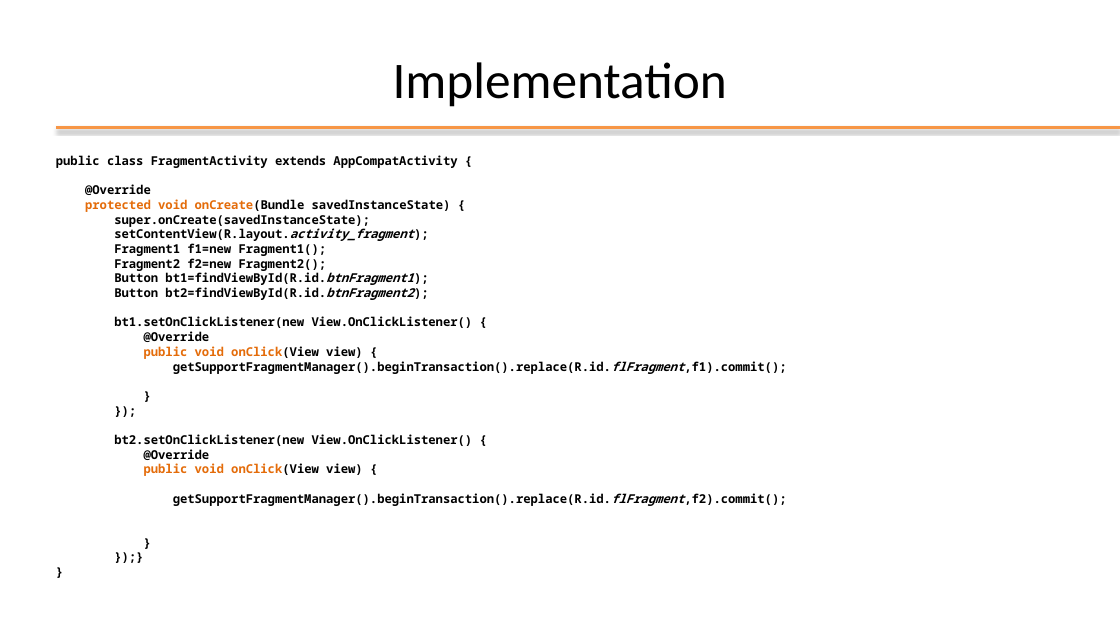
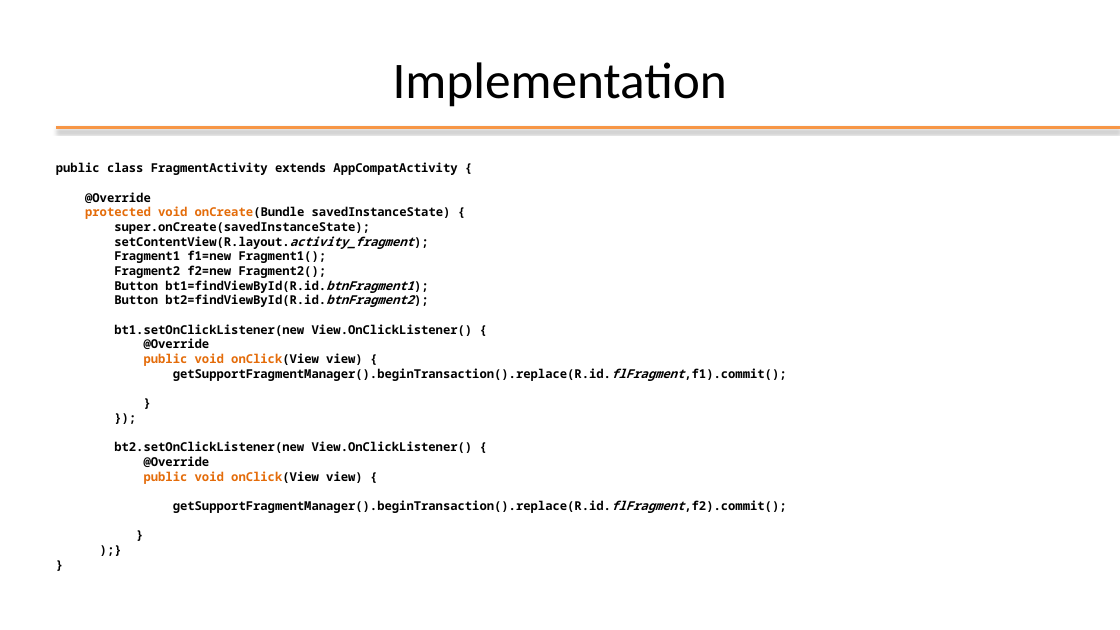
Before and after one commit to StePoli-00/Getting-started-with-Android, a slide deck: slide 60 of Slides/03-Application key elements.pptx. Drawn at 1120x630 pixels with LibreOffice and Linux fonts; fonts in the diff are those of the drawing; background and template pictures are left out. Boxes give left, top, right and bottom in pixels: in the first picture for what was removed or moved away, otherwise in the second. Text is boxed around its words. In the diff, an @@ line names an element or a change of style, - is before the commit and + after.

Commit message:
Update fragment example

```diff
--- a/Slides/03-Application key elements.pptx
+++ b/Slides/03-Application key elements.pptx
@@ text "public class FragmentActivity extends AppCompatActivity ...": place and size @@
-text "public class FragmentActivity extends AppCompatActivity ..." at [56,155,786,506]
+text "public class FragmentActivity extends AppCompatActivity ..." at [56,162,786,513]
@@ text at [56,162,786,513]: text changed @@
-public class FragmentActivity extends AppCompatActivity {
-@Override
-protected void onCreate(Bundle savedInstanceState) {
-super.onCreate(savedInstanceState);
-setContentView(R.layout.activity_fragment);
-Fragment1 f1=new Fragment1();
-Fragment2 f2=new Fragment2();
-Button bt1=findViewById(R.id.btnFragment1);
-Button bt2=findViewById(R.id.btnFragment2);
-bt1.setOnClickListener(new View.OnClickListener() {
-@Override
-public void onClick(View view) {
-getSupportFragmentManager().beginTransaction().replace(R.id.flFragment,f1).commit();
-}
-});
-bt2.setOnClickListener(new View.OnClickListener() {
-@Override
-public void onClick(View view) {
-getSupportFragmentManager().beginTransaction().replace(R.id.flFragment,f2).commit();
-}
-});}
+public class FragmentActivity extends AppCompatActivity {
+@Override
+protected void onCreate(Bundle savedInstanceState) {
+super.onCreate(savedInstanceState);
+setContentView(R.layout.activity_fragment);
+Fragment1 f1=new Fragment1();
+Fragment2 f2=new Fragment2();
+Button bt1=findViewById(R.id.btnFragment1);
+Button bt2=findViewById(R.id.btnFragment2);
+bt1.setOnClickListener(new View.OnClickListener() {
+@Override
+public void onClick(View view) {
+getSupportFragmentManager().beginTransaction().replace(R.id.flFragment,f1).commit();
+}
+});
+bt2.setOnClickListener(new View.OnClickListener() {
+@Override
+public void onClick(View view) {
+getSupportFragmentManager().beginTransaction().replace(R.id.flFragment,f2).commit();
+}
+);}
```
Also in this commit, not shown: 24 other files.
